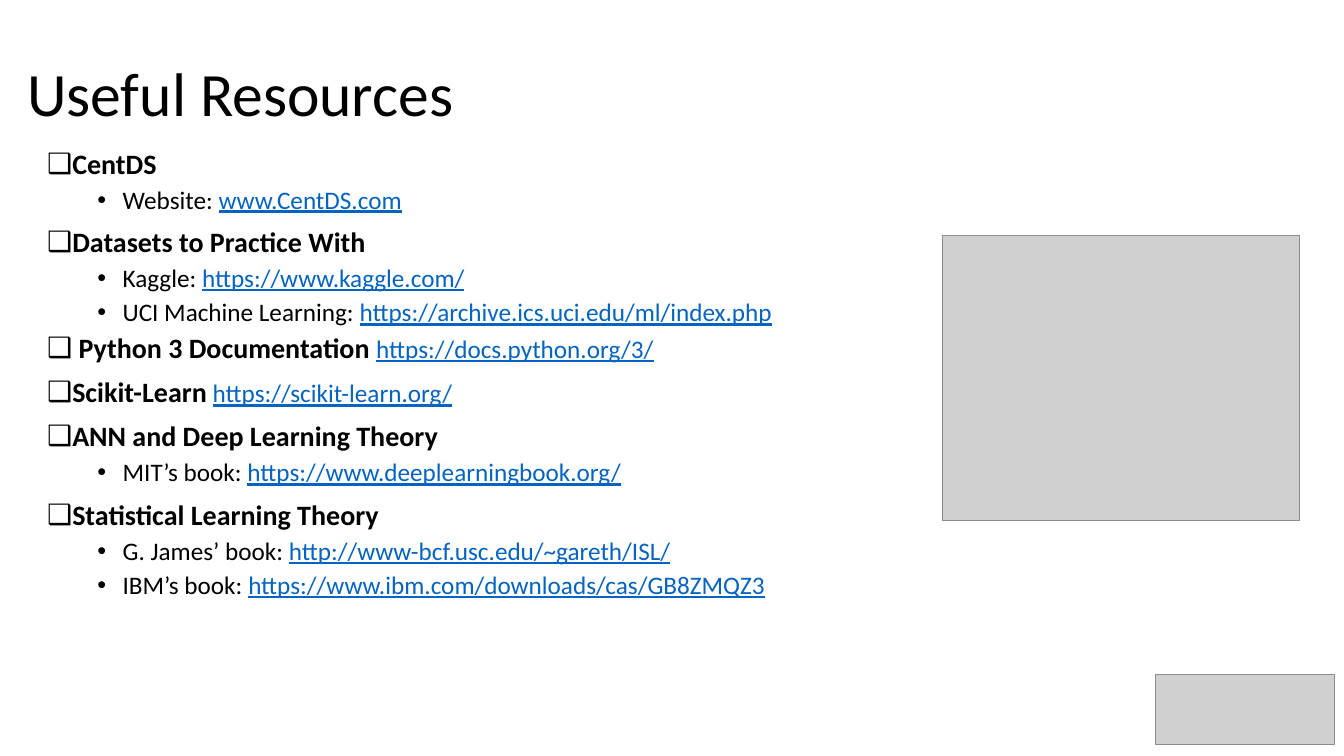
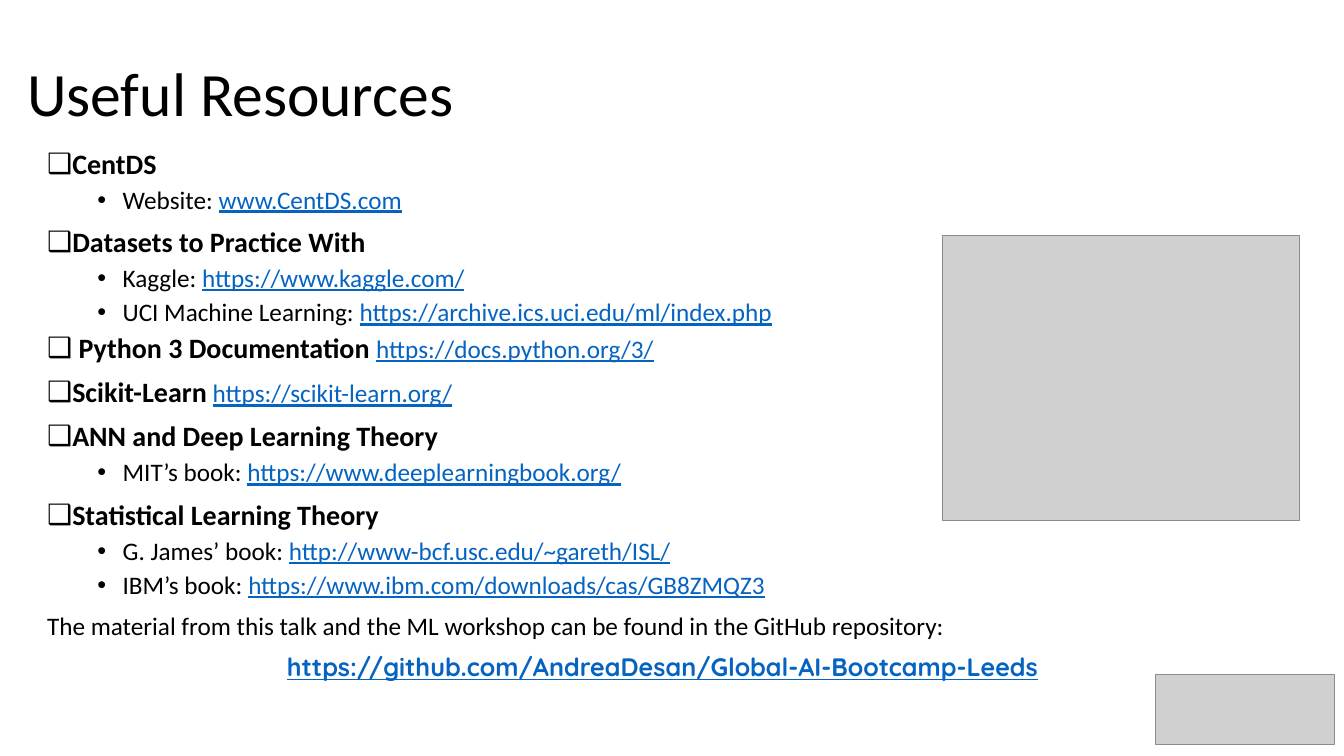
Before and after one commit to AndreaDesan/Global-AI-Bootcamp-Leeds, a slide deck: slide 17 of 20191214_CentDS_Talk_AI_Global_Bootcamp_Leeds.pptx. Drawn at 1344x756 pixels with LibreOffice and Linux fonts; fonts in the diff are those of the drawing; grey boxes stand for pictures. Boxes give left, top, right and bottom in pixels: in the first picture for what was removed or moved away, otherwise in the second. Text is boxed around its words. In the diff, an @@ line names an element or a change of style, - is before the commit and + after.

Commit message:
update presentations with repository link

```diff
--- a/20191214_CentDS_Talk_AI_Global_Bootcamp_Leeds.pptx
+++ b/20191214_CentDS_Talk_AI_Global_Bootcamp_Leeds.pptx
@@ text at bbox=[47, 617, 1038, 681]: paragraphs added @@
+The material from this talk and the ML workshop can be found in the GitHub repository:
+https://github.com/AndreaDesan/Global-AI-Bootcamp-Leeds
```
Also in this commit, not shown: 1 other file.
